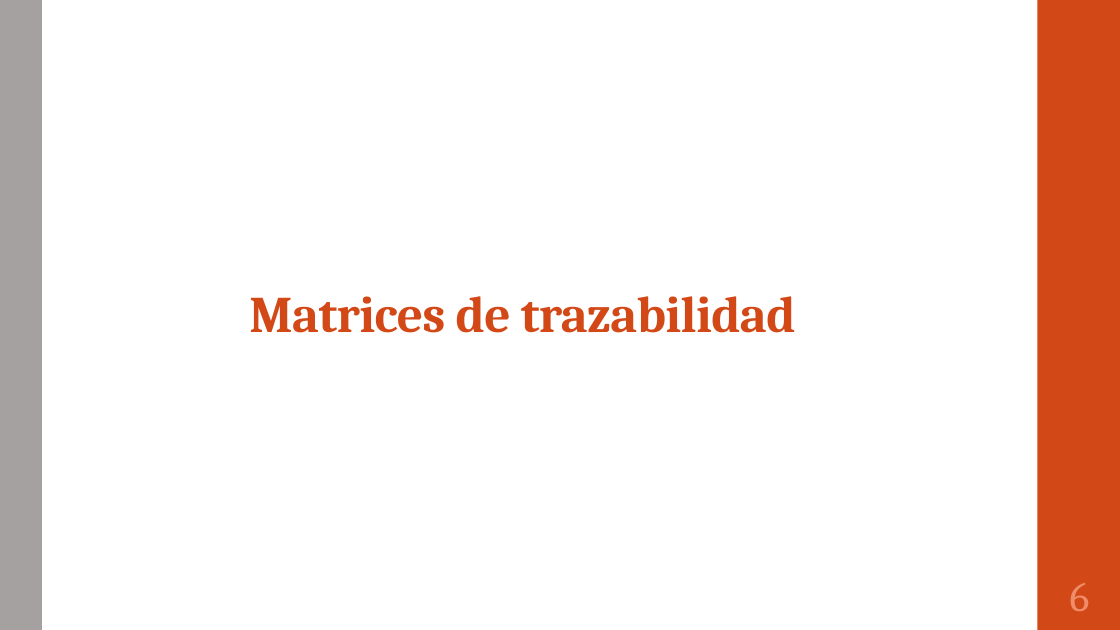
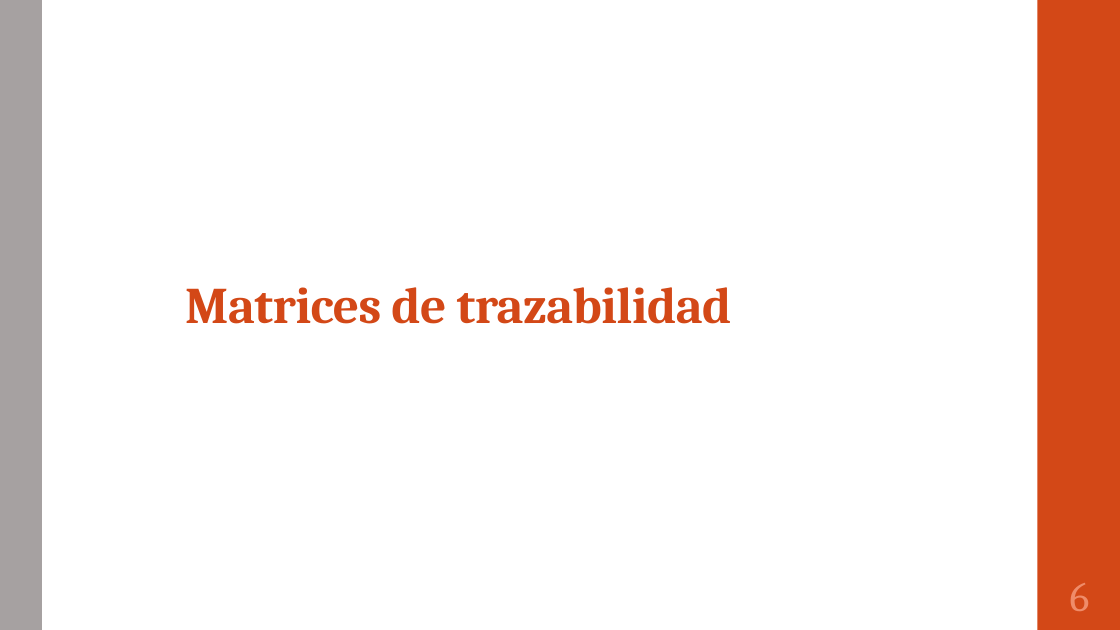
Before and after one commit to portafolio2016/hipocrates, a slide deck: slide 7 of presentación lunes 24 octubre 2016.pptx. Drawn at 1120x630 pixels with LibreOffice and Linux fonts; fonts in the diff are those of the drawing. Boxes give left, top, right and bottom in pixels: in the first picture for what was removed or moved away, otherwise in the second. Text is boxed around its words. In the diff, an @@ line names an element or a change of style, - is before the commit and + after.

Commit message:
Correcciones ortográficas y de layout

```diff
--- a/presentación lunes 24 octubre 2016.pptx
+++ b/presentación lunes 24 octubre 2016.pptx
@@ title "Matrices de trazabilidad": place and size @@
-title "Matrices de trazabilidad" at [249, 296, 796, 333]
+title "Matrices de trazabilidad" at [185, 287, 732, 324]
```
Also in this commit, not shown: 12 other slides changed.
